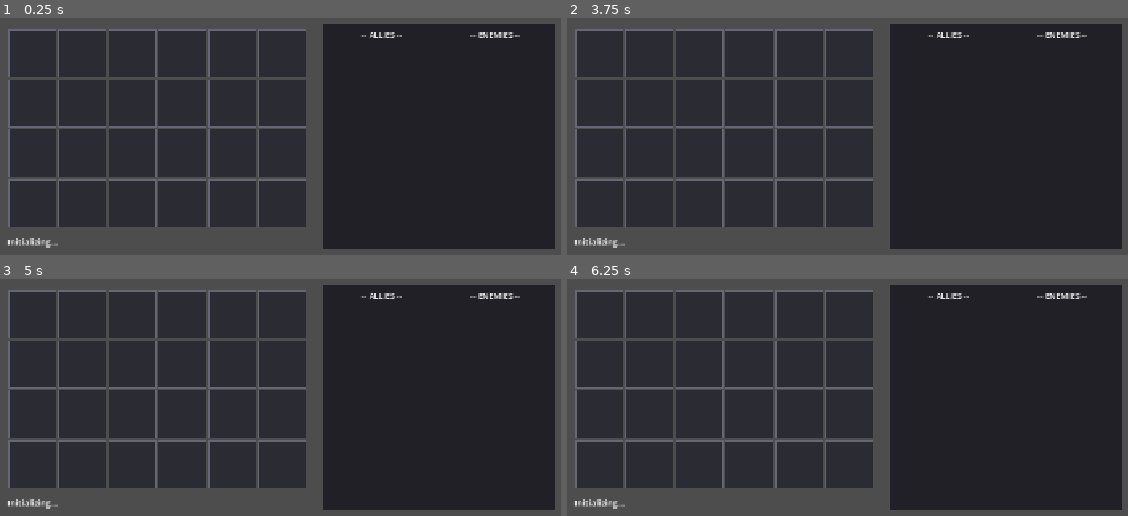
Above: before the commit, frames 1-4 (two rows, left to right).
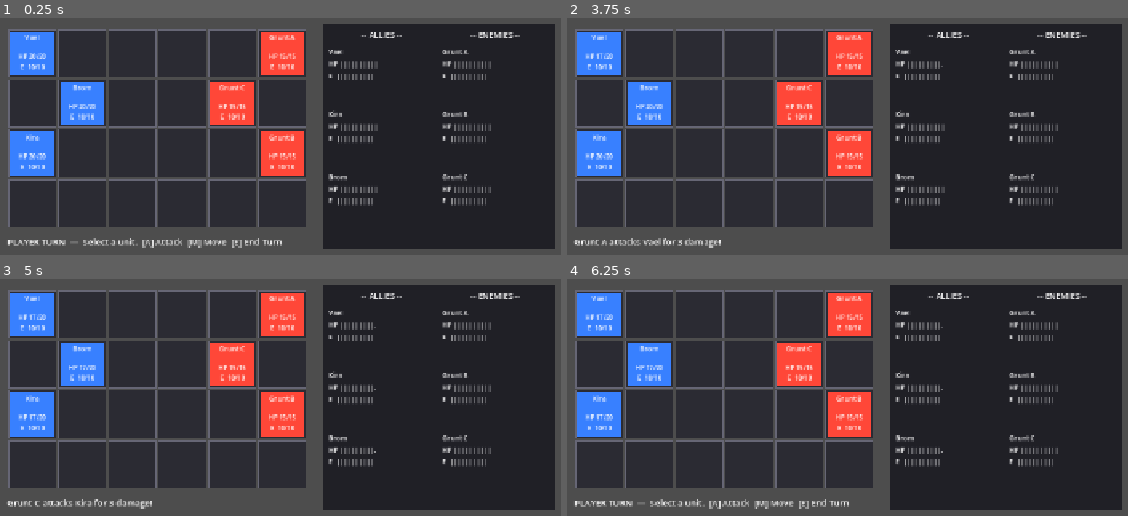
Above: after the commit, the same moments.

Repository: caleb-the-dev/RogueFinder
Game: Godot game, scene res://scenes/combat/CombatScene.tscn
Same seed, same stepped clock (60 frames per second), same inputs: the game is played once before the commit and once after it. This scene is started directly instead of the project's main scene.
Inputs (mouse positions are in pixels of both pictures, inside the frame that each line leads up to):
- Up to frame 1 (0.25 s): no input
- Up to frame 2 (3.75 s): tap Enter at 0.5, 2, 3.5 s; move the mouse to (1116, 200) at 0.52 s; hold Right 0.53-1.25 s; tap Q at 0.6 s; click (1116, 200) at 0.67 s; tap Space at 0.77, 1.25, 2.75 s; drag from (785, 245) to (outside the picture) at 1.27 s; move the mouse to (1021, 122) at 2.02 s; hold Right 2.03-2.75 s; tap M at 2.1 s; drag from (outside the picture) to (701, 155) at 2.77 s; move the mouse to (outside the picture) at 3.52 s; hold A from 3.53 s (still down); tap E at 3.6 s
- Up to frame 3 (5 s): tap Space at 3.77, 4.25 s; release A at 4.25 s; drag from (134, 416) to (258, 371) at 4.27 s
- Up to frame 4 (6.25 s): move the mouse to (982, 482) at 5.02 s; hold Down 5.03-5.75 s; tap Q at 5.1 s; click (982, 482) at 5.17 s; drag from (825, 371) to (785, 506) at 5.77 s

The runs differ from the first frame. In frame 1, 11% of the frame differs, in the area x 1-88%, y 5-98%; in frame 2, 11%; in frame 3, 11%; in frame 4, 11%.
Error before the commit: Parse Error: Too few arguments for "start_qte()" call. Expected at least 3 but received 0. (res://scripts/combat/CombatManager.gd:279)

Commit message:
fix: update legacy CombatManager.gd start_qte() call to match current signature
QTEBar.start_qte() was updated to require energy_cost, shape, and effect_type
in a previous session; the 2D legacy caller was never updated.

Co-Authored-By: Claude Sonnet 4.6 <noreply@anthropic.com>

Diff:
--- a/rogue-finder/scripts/combat/CombatManager.gd
+++ b/rogue-finder/scripts/combat/CombatManager.gd
@@ -276,7 +276,7 @@
 	state = CombatState.QTE_RUNNING
 	grid.clear_highlights()
 	attacker.set_selected(false)
-	qte_bar.start_qte()
+	qte_bar.start_qte(ATTACK_ENERGY_COST, AbilityData.TargetShape.SINGLE, EffectData.EffectType.HARM)
 
 func _on_qte_resolved(accuracy: float) -> void:
 	var attacker := _pending_attacker
